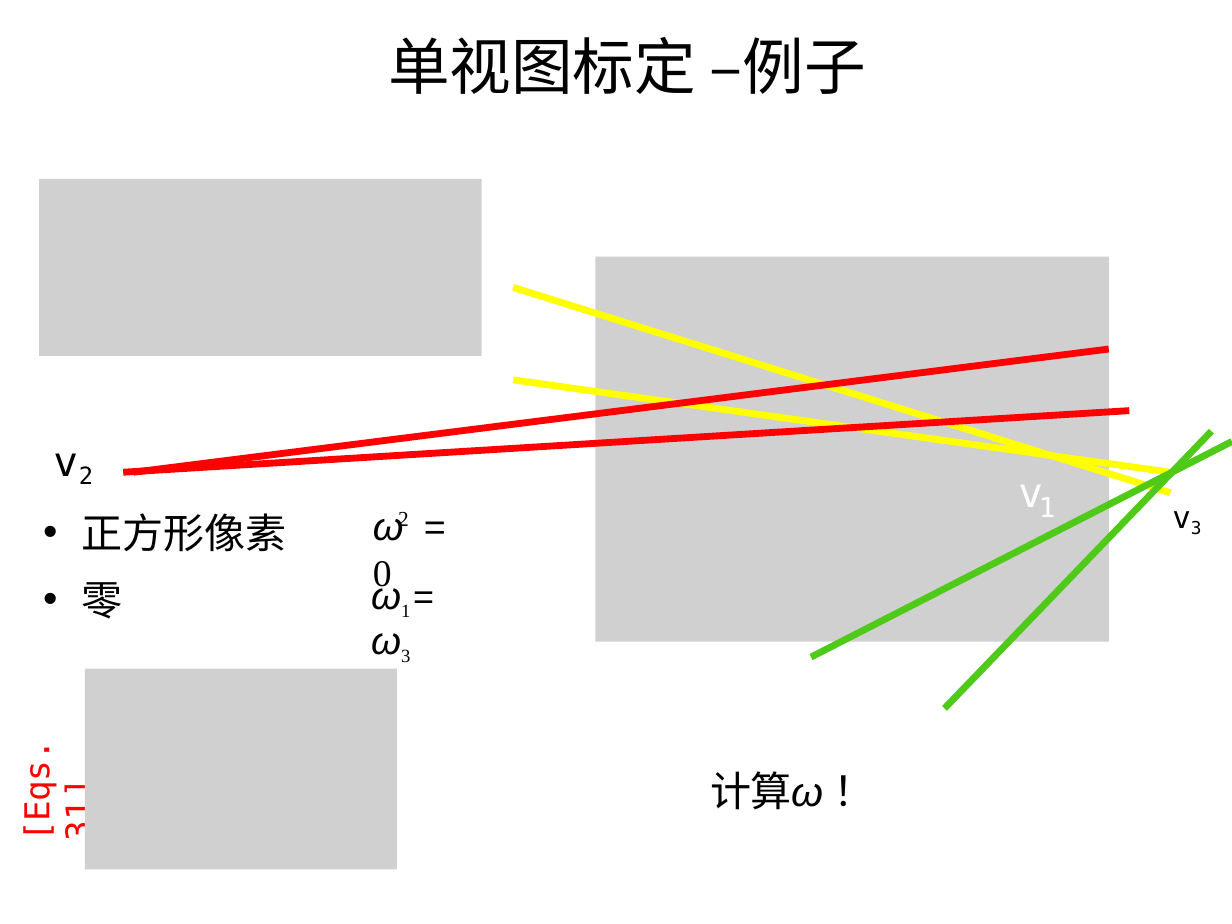
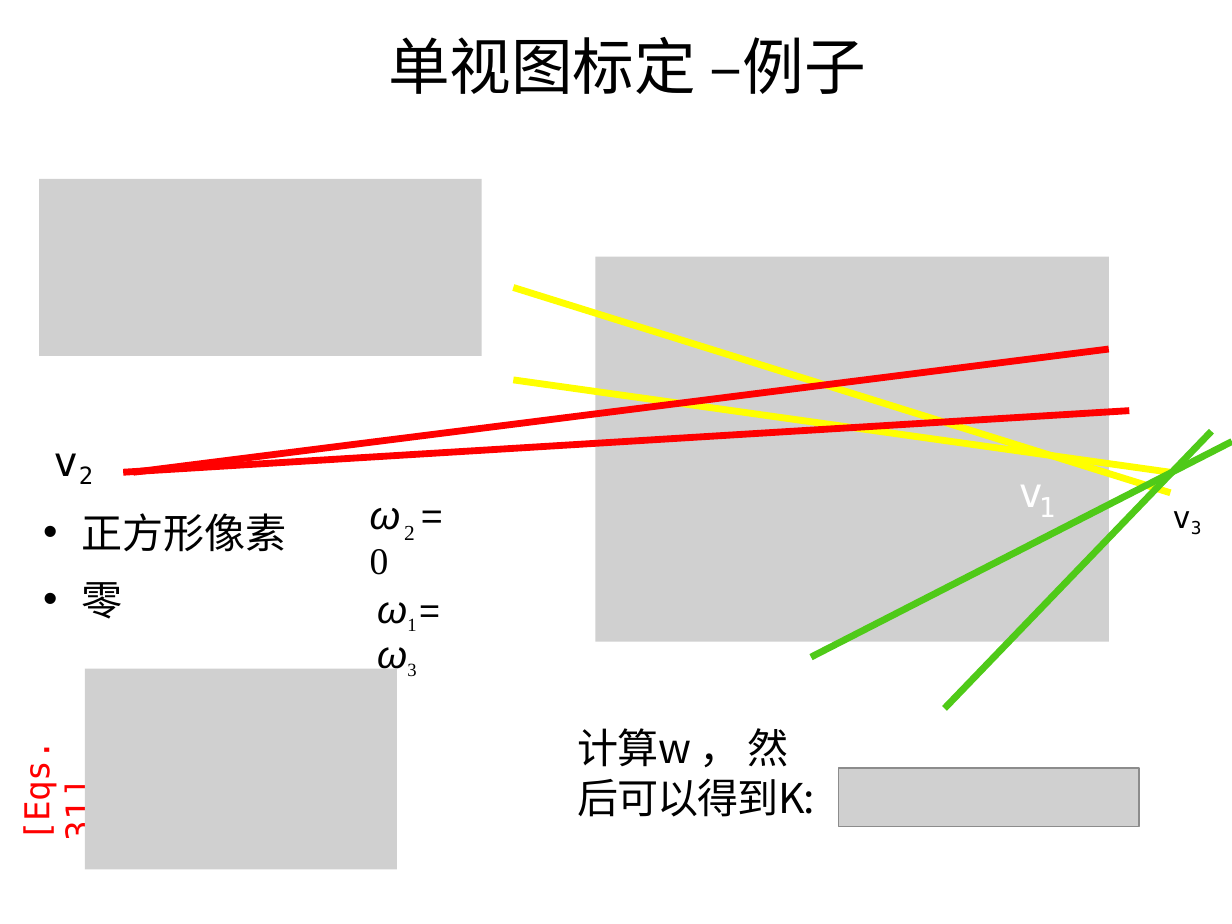
Before and after one commit to evenhax/translation_and_refining_for_cs231a, a slide deck: slide 41 of PPT231a_trans_and_refine/中文矫正版/lecture4_single_view_metrology .pptx. Drawn at 1232x924 pixels with LibreOffice and Linux fonts; fonts in the diff are those of the drawing; grey boxes stand for pictures; background and template pictures are left out. Boxes give left, top, right and bottom in pixels: in the first picture for what was removed or moved away, otherwise in the second. Text is boxed around its words. In the diff, an @@ line names an element or a change of style, - is before the commit and + after.

```diff
--- a/PPT231a_trans_and_refine/中文矫正版/lecture4_single_view_metrology .pptx
+++ b/PPT231a_trans_and_refine/中文矫正版/lecture4_single_view_metrology .pptx
@@ text "ω = 0" rewrapped from box(373, 512, 404, 594) to box(370, 508, 401, 575) @@
@@ text "2" rewrapped from box(398, 512, 409, 531) to box(404, 526, 415, 540) @@
@@ text at box(578, 728, 815, 817): text changed @@
-计算ω ！
+计算w ， 然后可以得到K:
@@ picture added at box(839, 768, 1140, 827) @@
```
Also in this commit, not shown: 7 other slides changed, 4 other files.
